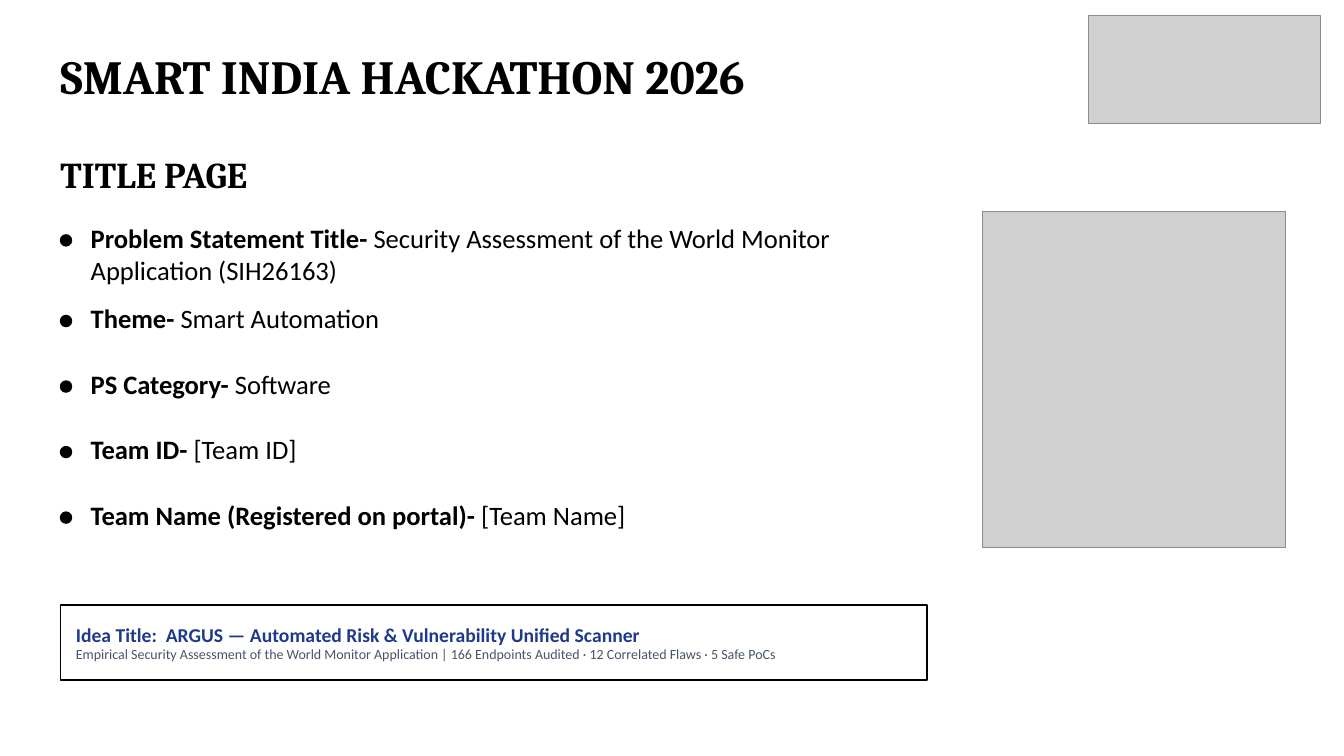
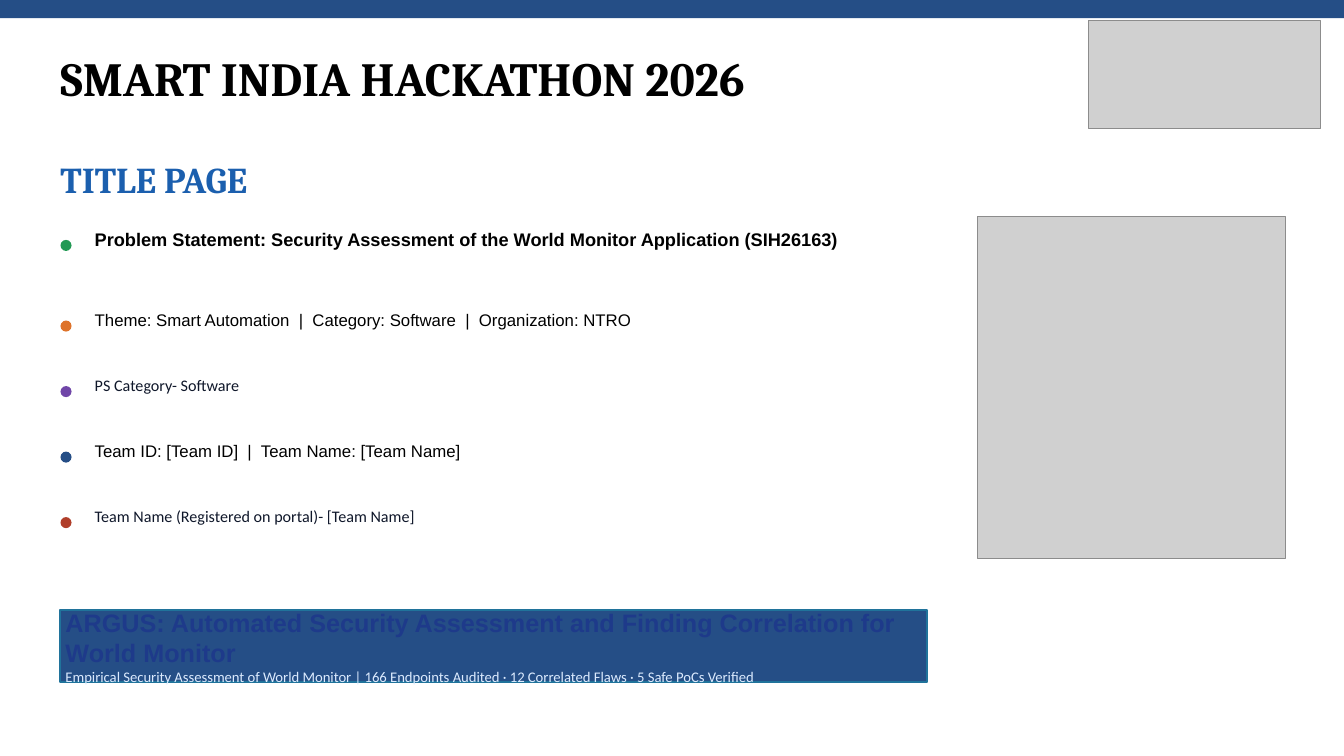
Before and after one commit to princeyadaviiit/argus-world-monitor, a slide deck: slide 1 of SIH26163_ARGUS_Idea_PPT.pptx. Drawn at 1344x756 pixels with LibreOffice and Linux fonts; fonts in the diff are those of the drawing; grey boxes stand for pictures. Boxes give left, top, right and bottom in pixels: in the first picture for what was removed or moved away, otherwise in the second. Text is boxed around its words. In the diff, an @@ line names an element or a change of style, - is before the commit and + after.

Commit message:
feat(ppt): refine SIH26163 presentation with native charts, verified facts, and heavy focus on impact and feasibility

```diff
--- a/SIH26163_ARGUS_Idea_PPT.pptx
+++ b/SIH26163_ARGUS_Idea_PPT.pptx
@@ rectangle added at <box>0,0,1344,18</box>, fill #254E86 @@
@@ text "TITLE PAGE" at <box>60,168,247,194</box>: text colour #000000 to #1B5FAE @@
@@ text at <box>95,233,838,250</box>: text changed; size 19 to 13 pt; font Calibri to Arial; bold on @@
-Problem Statement Title- Security Assessment of the World Monitor Application (SIH26163)
+Problem Statement: Security Assessment of the World Monitor Application (SIH26163)
@@ picture: place and size @@
-picture at <box>983,212,1286,547</box>
+picture at <box>978,217,1286,559</box>
@@ ellipse at <box>60,240,72,251</box>: fill #000000 to #229954; outline #000000 1 pt to none @@
@@ ellipse at <box>60,321,72,332</box>: fill #000000 to #DE732A; outline #000000 1 pt to none @@
@@ text at <box>95,314,631,330</box>: text changed; size 19 to 12 pt; font Calibri to Arial @@
-Theme- Smart Automation
+Theme: Smart Automation | Category: Software | Organization: NTRO
@@ ellipse at <box>60,386,72,397</box>: fill #000000 to #7046A8; outline #000000 1 pt to none @@
@@ text "PS Category- Software" at <box>95,380,239,394</box>: size 19 to 11.5 pt, text colour #000000 to #0F172A; bold off in "PS Category-" @@
@@ text at <box>95,445,460,461</box>: text changed; size 19 to 12 pt; font Calibri to Arial @@
-Team ID- [Team ID]
+Team ID: [Team ID] | Team Name: [Team Name]
@@ 5 ellipses, 1 picture, 1 rectangle: place and size @@
-5 ellipses, 1 picture, 1 rectangle at <box>60,15,1321,681</box>
+5 ellipses, 1 picture, 1 rectangle at <box>60,20,1321,683</box>
@@ ellipse at <box>60,452,72,463</box>: fill #000000 to #254E86; outline #000000 1 pt to none @@
@@ text "Team Name (Registered on portal)- ..." at <box>95,510,415,525</box>: size 19 to 11.5 pt, text colour #000000 to #0F172A; bold off in "Team Name (Registered on portal)-" @@
@@ ellipse at <box>60,517,72,528</box>: fill #000000 to #B03E2A; outline #000000 1 pt to none @@
@@ rectangle at <box>60,610,928,683</box>: fill #FFFFFF to #254E86; outline #000000 1.25 pt to #20739B 1.5 pt @@
@@ text at <box>65,609,895,686</box>: text changed; size 10 to 10.5 pt; text colour #475569 to #DBEAFE @@
-Idea Title: ARGUS — Automated Risk & Vulnerability Unified Scanner
-Empirical Security Assessment of the World Monitor Application | 166 Endpoints Audited · 12 Correlated Flaws · 5 Safe PoCs
+ARGUS: Automated Security Assessment and Finding Correlation for World Monitor
+Empirical Security Assessment of World Monitor | 166 Endpoints Audited · 12 Correlated Flaws · 5 Safe PoCs Verified
```
Also in this commit, not shown: 1 other slide changed, 4 slides added, 4 slides removed, 4 other files.
